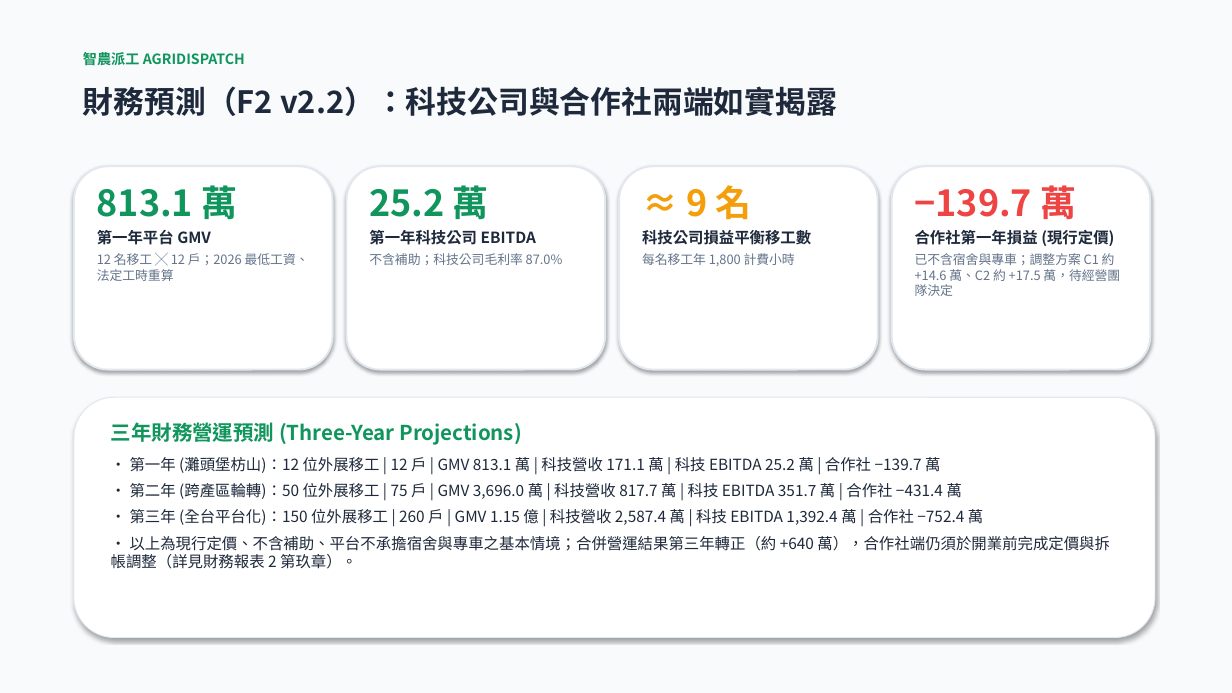
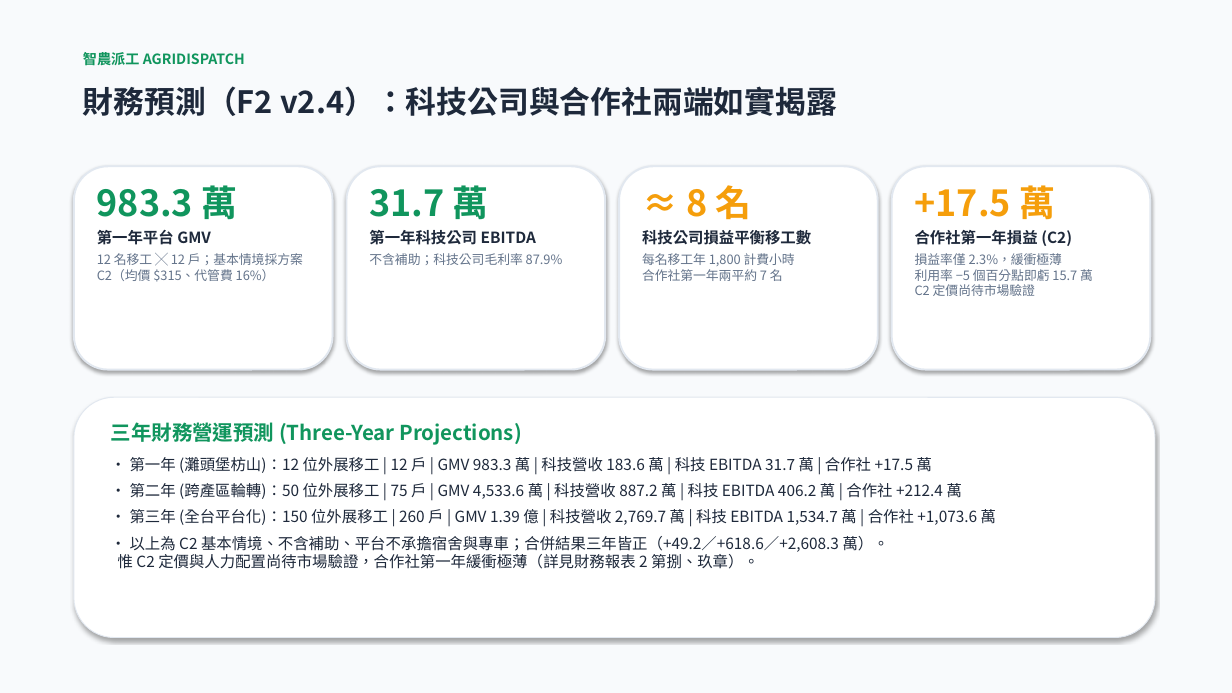
Before and after one commit to xx8888x/agridispatch, a slide deck: slide 7 of 06_簡報與路演Pitch/02_智農派工_Demo簡報_加速器Pitch.pptx. Drawn at 1232x693 pixels with LibreOffice and Linux fonts; fonts in the diff are those of the drawing. Boxes give left, top, right and bottom in pixels: in the first picture for what was removed or moved away, otherwise in the second. Text is boxed around its words. In the diff, an @@ line names an element or a change of style, - is before the commit and + after.

```diff
--- a/06_簡報與路演Pitch/02_智農派工_Demo簡報_加速器Pitch.pptx
+++ b/06_簡報與路演Pitch/02_智農派工_Demo簡報_加速器Pitch.pptx
@@ text at (x1=83, y1=86, x2=837, y2=116): text changed @@
-財務預測（F2 v2.2）：科技公司與合作社兩端如實揭露
+財務預測（F2 v2.4）：科技公司與合作社兩端如實揭露
@@ text at (x1=97, y1=185, x2=237, y2=219): text changed @@
-813.1 萬
+983.3 萬
@@ text at (x1=369, y1=185, x2=489, y2=219): text changed @@
-25.2 萬
+31.7 萬
@@ text at (x1=686, y1=185, x2=751, y2=220): text changed @@
-≈ 9 名
+≈ 8 名
@@ text at (x1=915, y1=185, x2=1093, y2=296): text changed @@
-−139.7 萬
-合作社第一年損益 (現行定價)
-已不含宿舍與專車；調整方案 C1 約 +14.6 萬、C2 約 +17.5 萬，待經營團隊決定
++17.5 萬
+合作社第一年損益 (C2)
+損益率僅 2.3%，緩衝極薄
+利用率 −5 個百分點即虧 15.7 萬
+C2 定價尚待市場驗證
@@ text at (x1=97, y1=253, x2=303, y2=282): text changed @@
-12 名移工 ╳ 12 戶；2026 最低工資、法定工時重算
+12 名移工 ╳ 12 戶；基本情境採方案 C2（均價 $315、代管費 16%）
@@ text at (x1=369, y1=253, x2=563, y2=265): text changed @@
-不含補助；科技公司毛利率 87.0%
+不含補助；科技公司毛利率 87.9%
@@ text at (x1=642, y1=253, x2=795, y2=281): text changed @@
-每名移工年 1,800 計費小時
+每名移工年 1,800 計費小時
+合作社第一年兩平約 7 名
@@ text at (x1=118, y1=457, x2=996, y2=569): text changed @@
-• 第一年 (灘頭堡枋山)：12 位外展移工 | 12 戶 | GMV 813.1 萬 | 科技營收 171.1 萬 | 科技 EBITDA 25.2 萬 | 合作社 −139.7 萬
-• 第二年 (跨產區輪轉)：50 位外展移工 | 75 戶 | GMV 3,696.0 萬 | 科技營收 817.7 萬 | 科技 EBITDA 351.7 萬 | 合作社 −431.4 萬
-• 第三年 (全台平台化)：150 位外展移工 | 260 戶 | GMV 1.15 億 | 科技營收 2,587.4 萬 | 科技 EBITDA 1,392.4 萬 | 合作社 −752.4 萬
-• 以上為現行定價、不含補助、平台不承擔宿舍與專車之基本情境；合併營運結果第三年轉正（約 +640 萬），合作社端仍須於開業前完成定價與拆帳調整（詳見財務報表 2 第玖章）。
+• 第一年 (灘頭堡枋山)：12 位外展移工 | 12 戶 | GMV 983.3 萬 | 科技營收 183.6 萬 | 科技 EBITDA 31.7 萬 | 合作社 +17.5 萬
+• 第二年 (跨產區輪轉)：50 位外展移工 | 75 戶 | GMV 4,533.6 萬 | 科技營收 887.2 萬 | 科技 EBITDA 406.2 萬 | 合作社 +212.4 萬
+• 第三年 (全台平台化)：150 位外展移工 | 260 戶 | GMV 1.39 億 | 科技營收 2,769.7 萬 | 科技 EBITDA 1,534.7 萬 | 合作社 +1,073.6 萬
+• 以上為 C2 基本情境、不含補助、平台不承擔宿舍與專車；合併結果三年皆正（+49.2／+618.6／+2,608.3 萬）。
+惟 C2 定價與人力配置尚待市場驗證，合作社第一年緩衝極薄（詳見財務報表 2 第捌、玖章）。
```
Also in this commit, not shown: 3 other slides changed, 28 other files.
